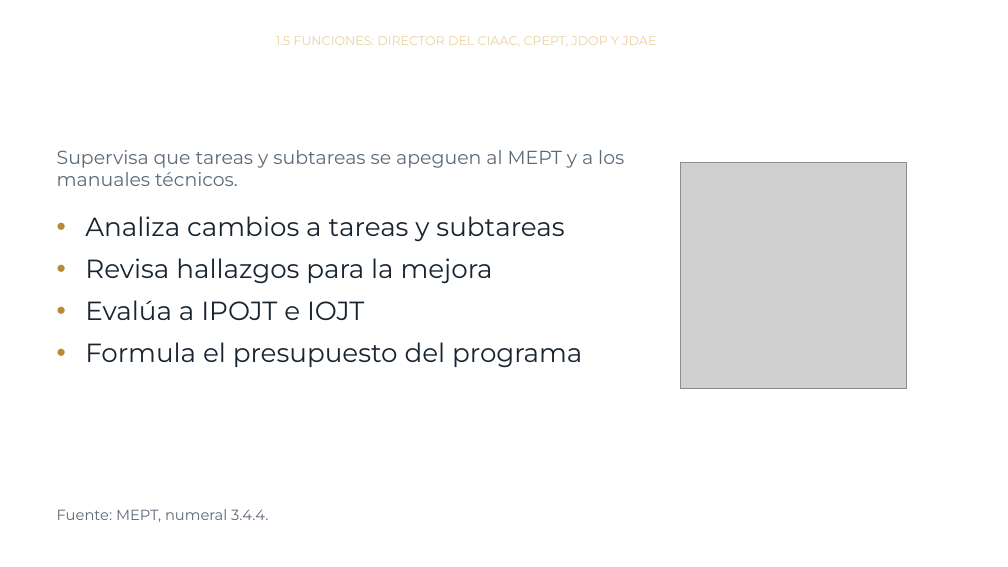
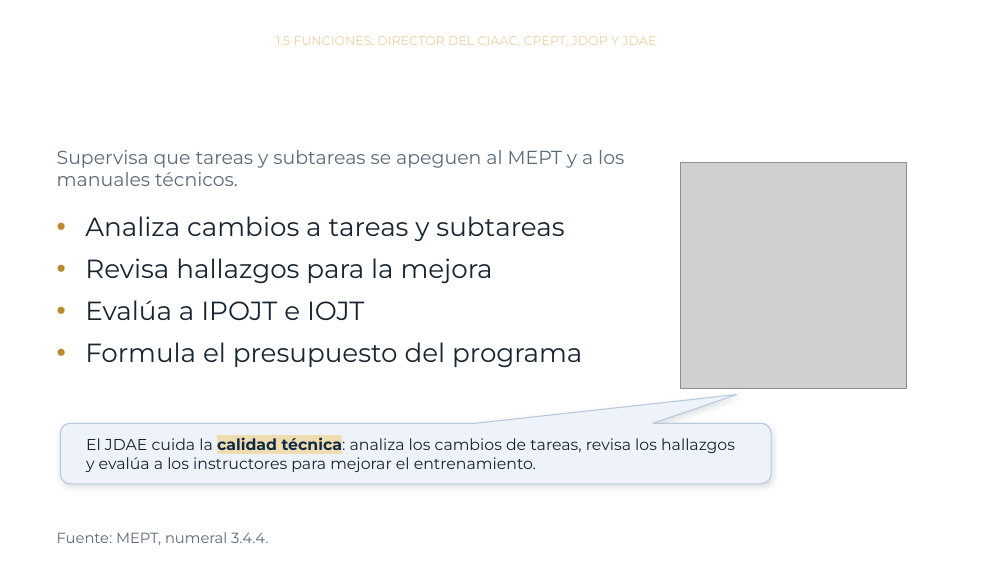
Before and after one commit to jmfigueroah01-creator/Curso-MEPT-OJT, a slide deck: slide 25 of modulo1.pptx. Drawn at 1008x567 pixels with LibreOffice and Linux fonts; fonts in the diff are those of the drawing; grey boxes stand for pictures; background and template pictures are left out. Boxes give left, top, right and bottom in pixels: in the first picture for what was removed or moved away, otherwise in the second. Text is boxed around its words. In the diff, an @@ line names an element or a change of style, - is before the commit and + after.

```diff
--- a/modulo1.pptx
+++ b/modulo1.pptx
@@ rounded speech box added at bbox=[60, 423, 771, 484], fill #EEF3F9, outline #B7C9DD 1 pt, 15 pt, text #182430 @@
+El JDAE cuida la calidad técnica: analiza los cambios de tareas, revisa los hallazgos y evalúa a los instructores para mejorar el entrenamiento.
@@ text "Fuente: MEPT, numeral 3.4.4.": place and size @@
-text "Fuente: MEPT, numeral 3.4.4." at bbox=[57, 509, 268, 522]
+text "Fuente: MEPT, numeral 3.4.4." at bbox=[57, 532, 268, 545]
```
Also in this commit, not shown: 13 other slides changed, 1 other file.
